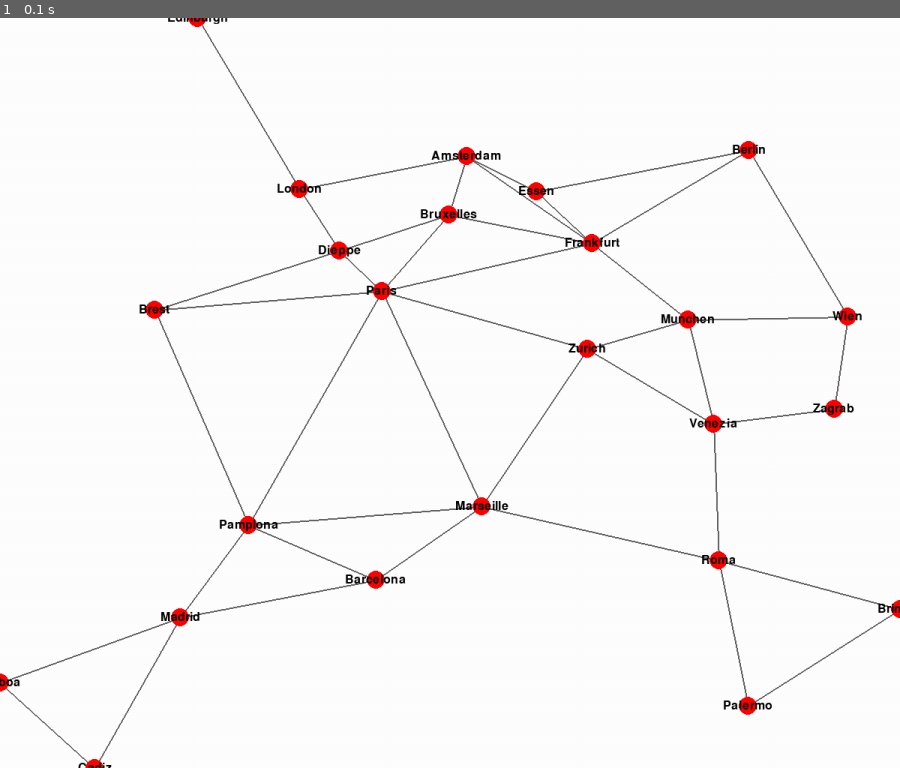
Above: before the commit, frame 1.
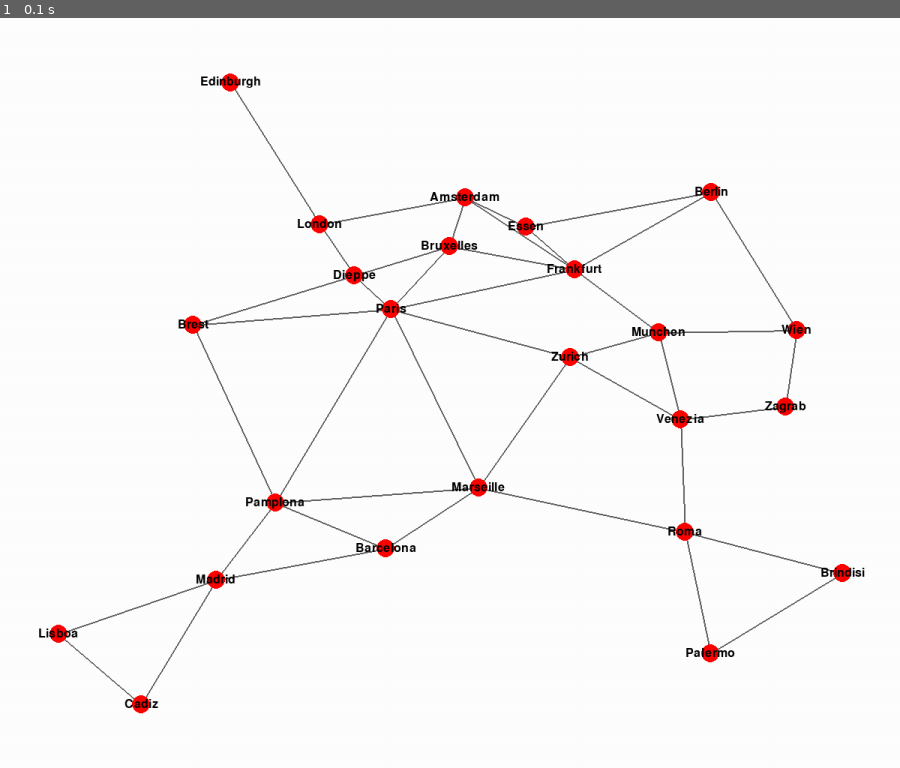
Above: after the commit, the same moment.

Repository: lennard134/TicketToRideLAMAS
Game: pygame game, started from src/pygame_test.py
Two runs of this game, one before a commit and one after it. Both use one fixed random seed, a clock stepped at 60 frames per second and the inputs below.
Inputs:
- Up to frame 1 (0.1 s): no input

The runs differ from the first frame. In frame 1, 6.2% of the frame differs, in the area x 0-100%, y 0-100%.

Commit message:
Fixed scaling

Diff:
--- a/src/pygame_test.py
+++ b/src/pygame_test.py
@@ -12,6 +12,8 @@
 # Settings
 SCREEN_WIDTH = 1200
 SCREEN_HEIGHT = 1000
+WIDTH_BUFFER = 2
+HEIGHT_BUFFER = 2
 RADIUS = 12
 
 
@@ -22,18 +24,14 @@
     def __init__(self, ttr: TicketToRide):
         self.ttr = ttr
 
-    def highest_xy(self, cities: list[City], min_x: float, min_y: float):
+    def highest_xy(self, cities: list[City]):
         """
         Determines maximum x and y coordinates of cities to allow for accurate scaling to window size
         """
         max_y, max_x = cities[0].coordinates
-        max_x -= min_x
-        max_y -= min_y
 
         for city in cities:
             height, width = city.coordinates
-            height -= min_y
-            width -= min_x
             max_x = width if width > max_x else max_x
             max_y = height if height > max_y else max_y
 
@@ -78,12 +76,18 @@
         screen.fill((255, 255, 255))
         contents.fill((255, 255, 255))
 
-        # screen.fill((0, 0, 0,))
-
         font1 = pygame.font.SysFont('chalkduster.ttf', 24)
 
         min_x, min_y = self.lowest_xy(list(self.ttr.board.cities.values()))
-        max_x, max_y = self.highest_xy(list(self.ttr.board.cities.values()), min_x, min_y)
+        max_x, max_y = self.highest_xy(list(self.ttr.board.cities.values()))
+
+        min_x -= WIDTH_BUFFER
+        max_x += WIDTH_BUFFER
+        min_y -= HEIGHT_BUFFER
+        max_y += HEIGHT_BUFFER
+
+        max_x -= min_x
+        max_y -= min_y
 
         x_scaling = SCREEN_WIDTH / max_x
         y_scaling = SCREEN_HEIGHT / max_y
@@ -109,11 +113,11 @@
 
             x = width * x_scaling
             y = SCREEN_HEIGHT - height * y_scaling
-            # draw cities as circles
 
             lt_lim, rt_lim, tp_lim, bt_lim = self.update_limits(x - RADIUS, y - RADIUS, lt_lim, rt_lim, tp_lim, bt_lim)
             lt_lim, rt_lim, tp_lim, bt_lim = self.update_limits(x + RADIUS, y + RADIUS, lt_lim, rt_lim, tp_lim, bt_lim)
 
+            # draw cities as circles
             pygame.draw.circle(contents, (255, 0, 0), (x, y), radius=RADIUS)
 
             # draw text on center of cities
@@ -129,12 +133,7 @@
 
             contents.blit(text, (txt_left, txt_top))
 
-        content_scale_x = SCREEN_WIDTH / (rt_lim - lt_lim)
-        content_scale_y = SCREEN_HEIGHT / (bt_lim - tp_lim)
-
-
-
-        screen.blit(contents, (0, 0))
+        screen.blit(contents, (WIDTH_BUFFER / 2, HEIGHT_BUFFER / 2))
 
         pygame.display.update()
 
